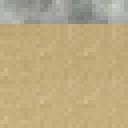
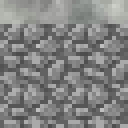
Comparing the layer stacks of the two 128 x 128 images. Changes:
added layer "Pasted Layer" above "Background" over <box>0,24,128,128</box>
hid "Background" over <box>0,24,128,128</box>
hid "Pasted Layer #5" over <box>0,24,128,128</box>
